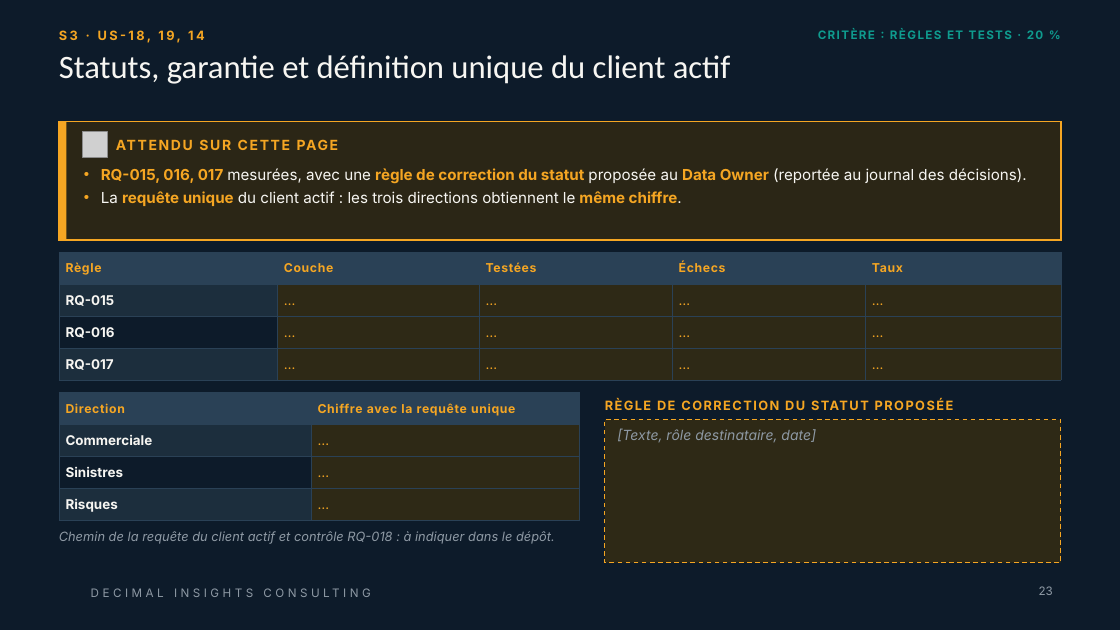
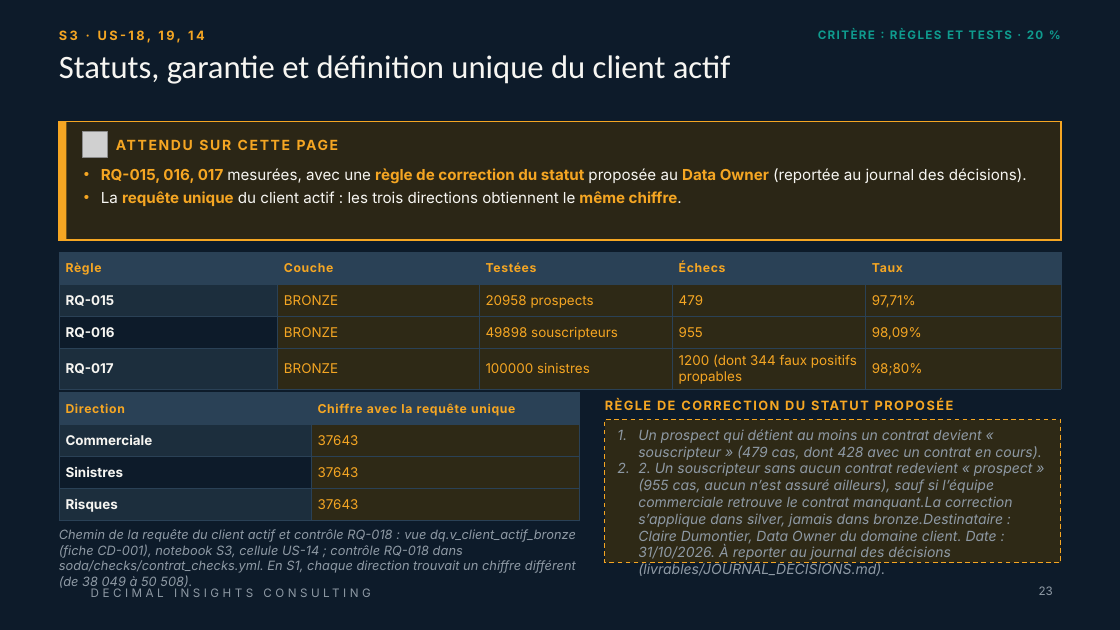
Before and after one commit to Samii05/td-qualite-g01, a slide deck: slide 23 of livrables/Livrable_Groupe_TD_AssurConnect.pptx. Drawn at 1120x630 pixels with LibreOffice and Linux fonts; fonts in the diff are those of the drawing; grey boxes stand for pictures; background and template pictures are left out. Boxes give left, top, right and bottom in pixels: in the first picture for what was removed or moved away, otherwise in the second. Text is boxed around its words. In the diff, an @@ line names an element or a change of style, - is before the commit and + after.

Commit message:
S3: statuts RQ-015/016, sinistres hors garantie RQ-017 et vue unique du client actif (US-14, US-18, US-19)

```diff
--- a/livrables/Livrable_Groupe_TD_AssurConnect.pptx
+++ b/livrables/Livrable_Groupe_TD_AssurConnect.pptx
@@ table at <box>59,253,1061,389</box> @@
-row 2: RQ-015 | … | … | … | …
+row 2: RQ-015 | BRONZE | 20958 prospects | 479 | 97,71%
-row 3: RQ-016 | … | … | … | …
+row 3: RQ-016 | BRONZE | 49898 souscripteurs | 955 | 98,09%
-row 4: RQ-017 | … | … | … | …
+row 4: RQ-017 | BRONZE | 100000 sinistres | 1200 (dont 344 faux positifs propables | 98;80%
@@ table at <box>59,393,580,521</box> @@
-row 2, column 2: …
+row 2, column 2: 37643
-row 3, column 2: …
+row 3, column 2: 37643
-row 4, column 2: …
+row 4, column 2: 37643
@@ text in rectangle at <box>638,429,1041,576</box>: text changed @@
-[Texte, rôle destinataire, date]
+1. Un prospect qui détient au moins un contrat devient « souscripteur » (479 cas, dont 428 avec un contrat en cours).
+2. 2. Un souscripteur sans aucun contrat redevient « prospect » (955 cas, aucun n’est assuré ailleurs), sauf si l’équipe commerciale retrouve le contrat manquant.La correction s’applique dans silver, jamais dans bronze.Destinataire : Claire Dumontier, Data Owner du domaine client. Date : 31/10/2026. À reporter au journal des décisions (livrables/JOURNAL_DECISIONS.md).
@@ text at <box>59,529,576,590</box>: text changed @@
-Chemin de la requête du client actif et contrôle RQ-018 : à indiquer dans le dépôt.
+Chemin de la requête du client actif et contrôle RQ-018 : vue dq.v_client_actif_bronze (fiche CD-001), notebook S3, cellule US-14 ; contrôle RQ-018 dans soda/checks/contrat_checks.yml. En S1, chaque direction trouvait un chiffre différent (de 38 049 à 50 508).
```
Also in this commit, not shown: 7 other files.
